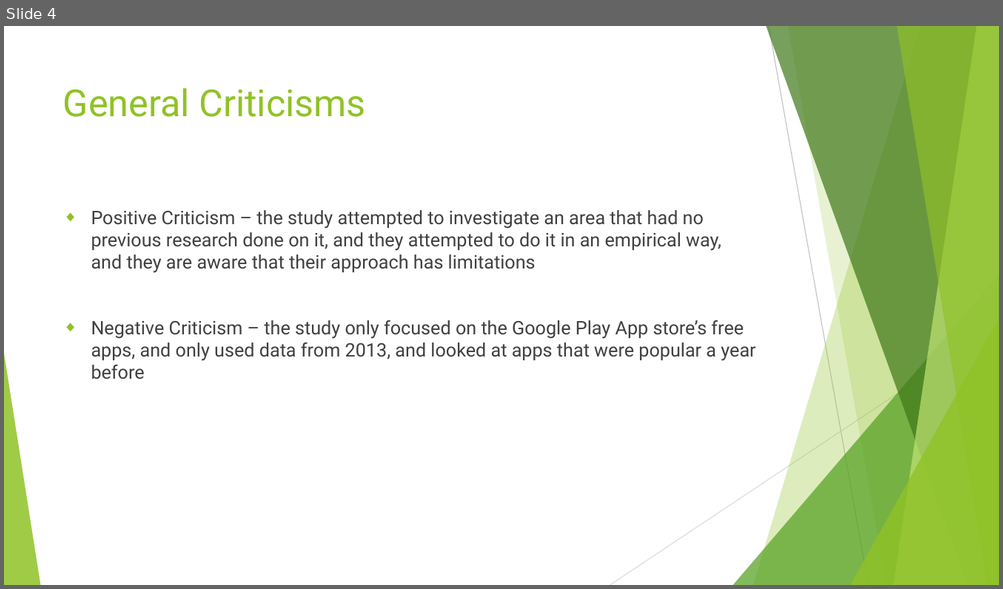
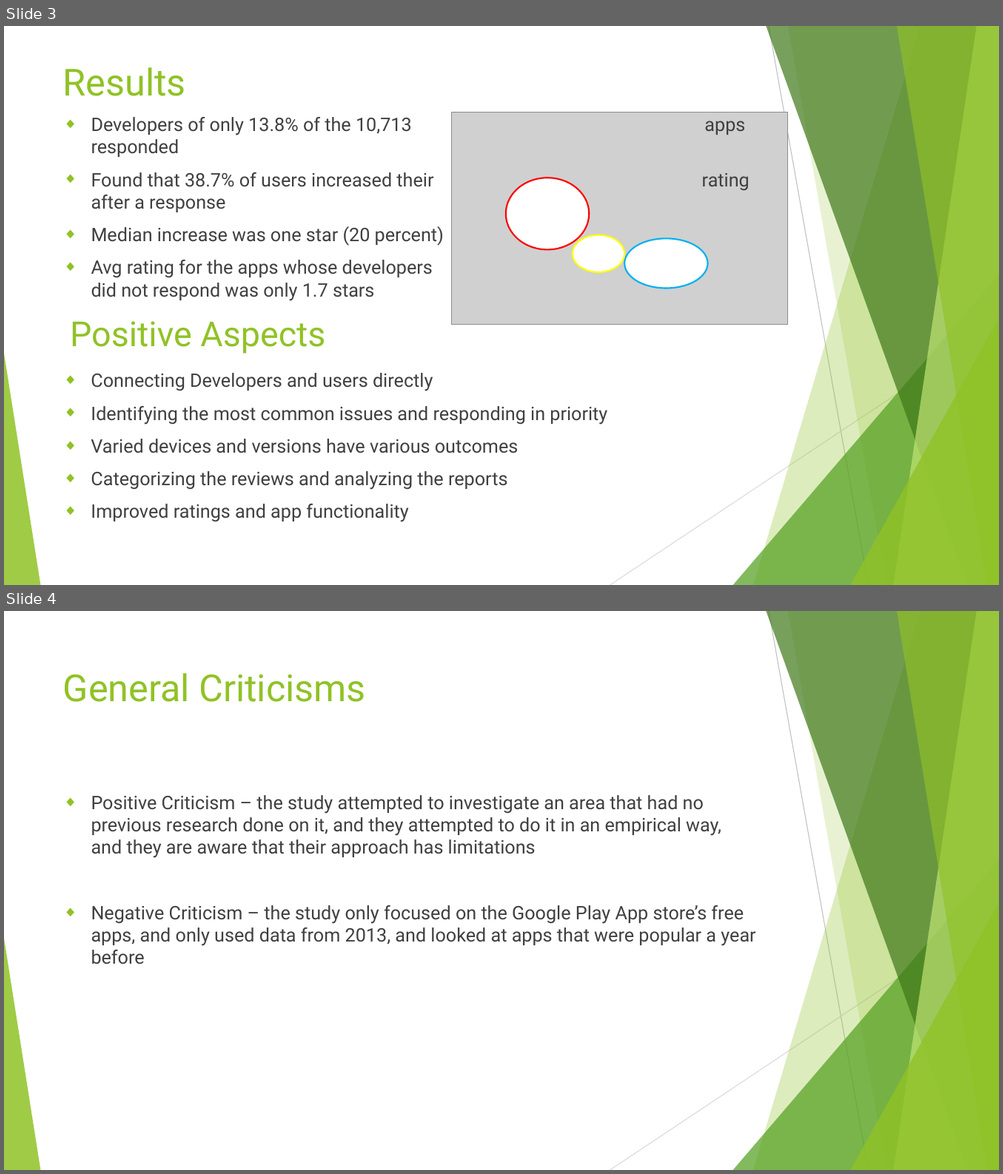
Before and after one commit to Ruthvicp/CS5551_Team_11_Project, a slide deck: Documentation/Critique/Critique.pptx. Shown one above the other, each under a label of ours: slide 4 before the commit, slides 3 and 4 after it. The pictures are 1003x589 and 1003x1174 pixels, drawn with LibreOffice and Linux fonts; fonts in the diff are those of the drawing; grey boxes stand for pictures. Boxes give left, top, right and bottom in pixels: in the first picture for what was removed or moved away, otherwise in the second. Text is boxed around its words. In the diff, an @@ line names an element or a change of style, - is before the commit and + after.

```diff
--- a/Documentation/Critique/Critique.pptx
+++ b/Documentation/Critique/Critique.pptx
@@ slide 3 added at [4,26,999,585], background #FFFFFF; not listed: 10 template elements that a slide beside it also shows @@
@@ title added at [63,67,186,96], 36 pt, text #90C226 @@
+Results
@@ picture added at [452,113,788,324] @@
@@ text added at [91,117,745,301], 18 pt, text #404040 @@
+◆ Developers of only 13.8% of the 10,713 apps responded
+◆ Found that 38.7% of users increased their rating after a response
+◆ Median increase was one star (20 percent)
+◆ Avg rating for the apps whose developers did not respond was only 1.7 stars
@@ ellipse added at [506,178,589,249], fill #FFFFFF, outline #FF0000 1.5 pt @@
@@ ellipse added at [572,235,625,272], fill #FFFFFF, outline #FFFF00 1.5 pt @@
@@ ellipse added at [625,238,708,289], fill #FFFFFF, outline #00B0F0 1.5 pt @@
@@ text added at [70,321,325,354], 33.3 pt, text #90C226 @@
+Positive Aspects
@@ text added at [91,373,607,523], 18 pt, text #404040 @@
+◆ Connecting Developers and users directly
+◆ Identifying the most common issues and responding in priority
+◆ Varied devices and versions have various outcomes
+◆ Categorizing the reviews and analyzing the reports
+◆ Improved ratings and app functionality
```
Also in this commit, not shown: 3 slides changed, 1 other slide added, 2 slides removed.
